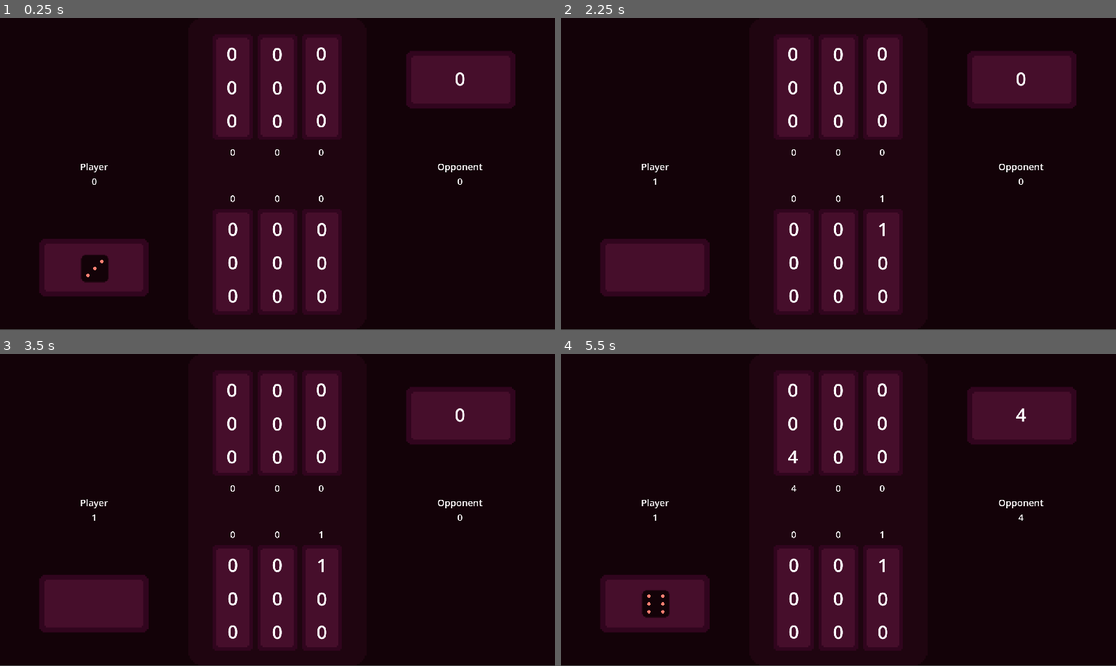
Above: before the commit, frames 1-4 (two rows, left to right).
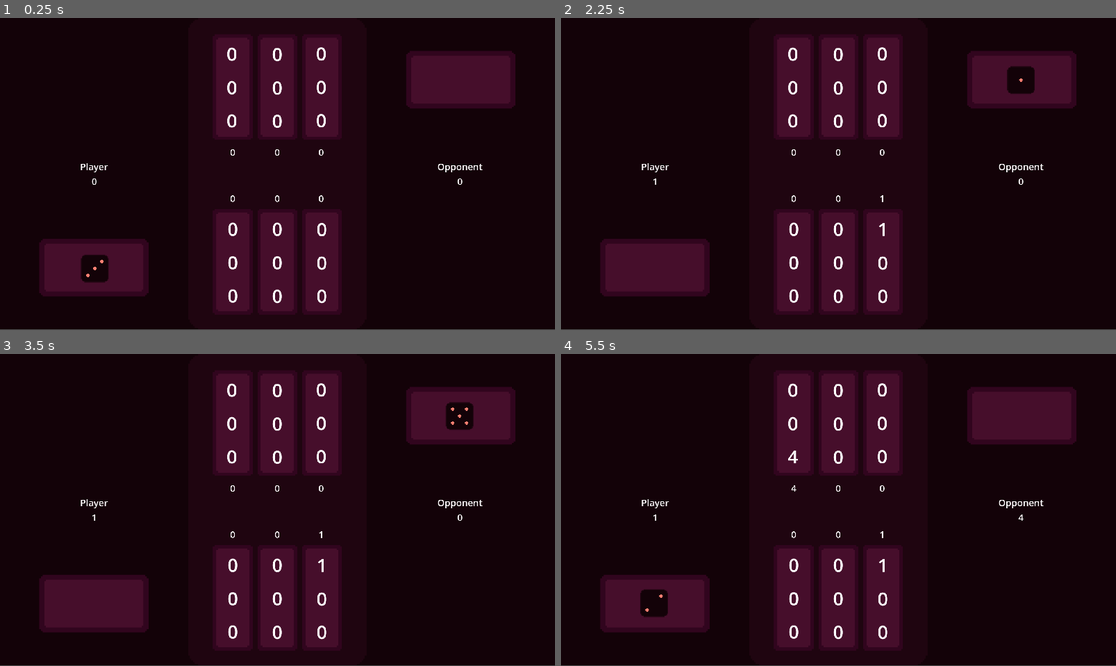
Above: after the commit, the same moments.

Repository: kimalysha93/knucklebones
Game: Godot game, scene res://knucklebones.tscn
The game is run twice, just before and just after one commit, with the same random seed, the same clock (stepped at 60 frames per second) and the same inputs.
Inputs (mouse positions are in pixels of both pictures, inside the frame that each line leads up to):
- Up to frame 1 (0.25 s): no input
- Up to frame 2 (2.25 s): move the mouse to (794, 261) at 0.52 s; click (794, 261) at 0.67 s; move the mouse to (838, 261) at 1.27 s; click (838, 261) at 1.42 s; tap Enter at 2 s; move the mouse to (882, 261) at 2.02 s; click (882, 261) at 2.17 s
- Up to frame 3 (3.5 s): move the mouse to (249, 572) at 2.77 s; click (249, 572) at 2.92 s
- Up to frame 4 (5.5 s): tap Space at 3.5 s; move the mouse to (1005, 556) at 3.52 s; click (1005, 556) at 3.67 s; tap Enter at 4.25 s; move the mouse to (672, 463) at 4.27 s; click (672, 463) at 4.42 s; move the mouse to (866, 510) at 5.02 s; click (866, 510) at 5.17 s

The runs differ from the first frame. In frame 1, less than 0.1% of the frame differs, in the area x 82-84%, y 17-22%; in frame 2, 0.4%, in the area x 80-86%, y 15-25%; in frame 3, 0.4%; in frame 4, 0.2%.

Commit message:
opponent dice roll and fixed file structure

Diff:
--- a/knucklebones.tscn
+++ b/knucklebones.tscn
@@ -148,19 +148,6 @@
 
 [node name="DiceLabels" type="Node" parent="GameManager"]
 
-[node name="PlayerDiceRoll" type="Label" parent="GameManager/DiceLabels"]
-visible = false
-offset_left = 280.0
-offset_top = 816.0
-offset_right = 374.5
-offset_bottom = 910.5
-theme_override_colors/font_color = Color(1, 1, 1, 1)
-theme_override_font_sizes/font_size = 64
-text = "0"
-horizontal_alignment = 1
-vertical_alignment = 1
-metadata/_edit_use_anchors_ = true
-
 [node name="PlayerGrid" type="Node" parent="GameManager/DiceLabels"]
 
 [node name="PlayerDiceRoll_00" type="Label" parent="GameManager/DiceLabels/PlayerGrid"]
@@ -271,20 +258,17 @@
 vertical_alignment = 1
 metadata/_edit_use_anchors_ = true
 
-[node name="OppDiceRoll" type="Label" parent="GameManager/DiceLabels"]
-offset_left = 1545.0
-offset_top = 162.0
-offset_right = 1639.5
-offset_bottom = 256.5
-theme_override_colors/font_color = Color(1, 1, 1, 1)
-theme_override_font_sizes/font_size = 64
-text = "0"
-horizontal_alignment = 1
-vertical_alignment = 1
-
-[node name="OppGrid" type="Node" parent="GameManager/DiceLabels/OppDiceRoll"]
-
-[node name="OppDiceRoll_00" type="Label" parent="GameManager/DiceLabels/OppDiceRoll/OppGrid"]
+[node name="PlayerTurnDiceRoll" parent="GameManager/DiceLabels" instance=ExtResource("3_fn8u2")]
+position = Vector2(325, 865)
+scale = Vector2(3, 3)
+
+[node name="OppTurnDiceRoll" parent="GameManager/DiceLabels" instance=ExtResource("3_fn8u2")]
+position = Vector2(1590, 215)
+scale = Vector2(3, 3)
+
+[node name="OppGrid" type="Node" parent="GameManager/DiceLabels"]
+
+[node name="OppDiceRoll_00" type="Label" parent="GameManager/DiceLabels/OppGrid"]
 offset_left = 756.0
 offset_top = 76.0
 offset_right = 850.5
@@ -296,7 +280,7 @@
 vertical_alignment = 1
 metadata/_edit_use_anchors_ = true
 
-[node name="OppDiceRoll_10" type="Label" parent="GameManager/DiceLabels/OppDiceRoll/OppGrid"]
+[node name="OppDiceRoll_10" type="Label" parent="GameManager/DiceLabels/OppGrid"]
 offset_left = 756.0
 offset_top = 191.6
 offset_right = 850.5
@@ -308,7 +292,7 @@
 vertical_alignment = 1
 metadata/_edit_use_anchors_ = true
 
-[node name="OppDiceRoll_20" type="Label" parent="GameManager/DiceLabels/OppDiceRoll/OppGrid"]
+[node name="OppDiceRoll_20" type="Label" parent="GameManager/DiceLabels/OppGrid"]
 offset_left = 756.0
 offset_top = 307.1
 offset_right = 850.5
@@ -320,7 +304,7 @@
 vertical_alignment = 1
 metadata/_edit_use_anchors_ = true
 
-[node name="OppDiceRoll_01" type="Label" parent="GameManager/DiceLabels/OppDiceRoll/OppGrid"]
+[node name="OppDiceRoll_01" type="Label" parent="GameManager/DiceLabels/OppGrid"]
 offset_left = 913.0
 offset_top = 77.0
 offset_right = 1007.5
@@ -332,7 +316,7 @@
 vertical_alignment = 1
 metadata/_edit_use_anchors_ = true
 
-[node name="OppDiceRoll_11" type="Label" parent="GameManager/DiceLabels/OppDiceRoll/OppGrid"]
+[node name="OppDiceRoll_11" type="Label" parent="GameManager/DiceLabels/OppGrid"]
 offset_left = 913.0
 offset_top = 192.6
 offset_right = 1007.5
@@ -344,7 +328,7 @@
 vertical_alignment = 1
 metadata/_edit_use_anchors_ = true
 
-[node name="OppDiceRoll_21" type="Label" parent="GameManager/DiceLabels/OppDiceRoll/OppGrid"]
+[node name="OppDiceRoll_21" type="Label" parent="GameManager/DiceLabels/OppGrid"]
 offset_left = 913.0
 offset_top = 308.1
 offset_right = 1007.5
@@ -356,7 +340,7 @@
 vertical_alignment = 1
 metadata/_edit_use_anchors_ = true
 
-[node name="OppDiceRoll_02" type="Label" parent="GameManager/DiceLabels/OppDiceRoll/OppGrid"]
+[node name="OppDiceRoll_02" type="Label" parent="GameManager/DiceLabels/OppGrid"]
 offset_left = 1065.0
 offset_top = 75.0
 offset_right = 1159.5
@@ -368,7 +352,7 @@
 vertical_alignment = 1
 metadata/_edit_use_anchors_ = true
 
-[node name="OppDiceRoll_12" type="Label" parent="GameManager/DiceLabels/OppDiceRoll/OppGrid"]
+[node name="OppDiceRoll_12" type="Label" parent="GameManager/DiceLabels/OppGrid"]
 offset_left = 1065.0
 offset_top = 190.6
 offset_right = 1159.5
@@ -380,7 +364,7 @@
 vertical_alignment = 1
 metadata/_edit_use_anchors_ = true
 
-[node name="OppDiceRoll_22" type="Label" parent="GameManager/DiceLabels/OppDiceRoll/OppGrid"]
+[node name="OppDiceRoll_22" type="Label" parent="GameManager/DiceLabels/OppGrid"]
 offset_left = 1065.0
 offset_top = 306.1
 offset_right = 1159.5
@@ -391,10 +375,6 @@
 horizontal_alignment = 1
 vertical_alignment = 1
 metadata/_edit_use_anchors_ = true
-
-[node name="PlayerTurnDiceRoll" parent="GameManager/DiceLabels" instance=ExtResource("3_fn8u2")]
-position = Vector2(325, 865)
-scale = Vector2(3, 3)
 
 [node name="GameOver" type="CanvasLayer" parent="."]
 script = ExtResource("3_m8h7s")
--- a/scripts/game_manager.gd
+++ b/scripts/game_manager.gd
@@ -29,6 +29,7 @@
 
 @onready var game_manager: Node = $"."
 @onready var player_turn_dice_roll: Node2D = $DiceLabels/PlayerTurnDiceRoll
+@onready var opp_turn_dice_roll: Node2D = $DiceLabels/OppTurnDiceRoll
 @onready var opp_dice_roll: Label = $DiceLabels/OppDiceRoll
 @onready var roll_timer: Timer = $"../RollTimer"
 
@@ -44,15 +45,15 @@
 @onready var player_dice_roll_22: Label = $DiceLabels/PlayerGrid/PlayerDiceRoll_22
 
 # Opponent Dice Grid
-@onready var opp_dice_roll_00: Label = $DiceLabels/OppDiceRoll/OppGrid/OppDiceRoll_20
-@onready var opp_dice_roll_10: Label = $DiceLabels/OppDiceRoll/OppGrid/OppDiceRoll_10
-@onready var opp_dice_roll_20: Label = $DiceLabels/OppDiceRoll/OppGrid/OppDiceRoll_00
-@onready var opp_dice_roll_01: Label = $DiceLabels/OppDiceRoll/OppGrid/OppDiceRoll_21
-@onready var opp_dice_roll_11: Label = $DiceLabels/OppDiceRoll/OppGrid/OppDiceRoll_11
-@onready var opp_dice_roll_21: Label = $DiceLabels/OppDiceRoll/OppGrid/OppDiceRoll_01
-@onready var opp_dice_roll_02: Label = $DiceLabels/OppDiceRoll/OppGrid/OppDiceRoll_22
-@onready var opp_dice_roll_12: Label = $DiceLabels/OppDiceRoll/OppGrid/OppDiceRoll_12
-@onready var opp_dice_roll_22: Label = $DiceLabels/OppDiceRoll/OppGrid/OppDiceRoll_02
+@onready var opp_dice_roll_00: Label = $DiceLabels/OppGrid/OppDiceRoll_20
+@onready var opp_dice_roll_10: Label = $DiceLabels/OppGrid/OppDiceRoll_10
+@onready var opp_dice_roll_20: Label = $DiceLabels/OppGrid/OppDiceRoll_00
+@onready var opp_dice_roll_01: Label = $DiceLabels/OppGrid/OppDiceRoll_21
+@onready var opp_dice_roll_11: Label = $DiceLabels/OppGrid/OppDiceRoll_11
+@onready var opp_dice_roll_21: Label = $DiceLabels/OppGrid/OppDiceRoll_01
+@onready var opp_dice_roll_02: Label = $DiceLabels/OppGrid/OppDiceRoll_22
+@onready var opp_dice_roll_12: Label = $DiceLabels/OppGrid/OppDiceRoll_12
+@onready var opp_dice_roll_22: Label = $DiceLabels/OppGrid/OppDiceRoll_02
 
 # Player Score Labels
 @onready var player_score_total: Label = $ScoreLabels/PlayerScoreTotal
@@ -80,6 +81,8 @@
 
 
 func _ready() -> void:
+	player_turn_dice_roll.hide()
+	opp_turn_dice_roll.hide()
 	if turn:
 		player_turn()
 	else:
@@ -96,10 +99,10 @@
 # rolls the dice for opponent
 func opp_roll():
 	dice_roll = int(floor(rng.randf_range(1,7)))
-	# dice_roll = int(floor(rng.randf_range(1,3)))
-	# instead of changing text, would change sprite here
-	opp_dice_roll.text = str(dice_roll)
-	# return dice_roll
+	# stop dice roll animation here
+	opp_turn_dice_roll.get_node("AnimationPlayer").pause()
+	# change sprite here
+	opp_turn_dice_roll.get_node("Die").set_frame(dice_roll-1)
 
 func player_turn():
 	# start dice rolling animation here
@@ -124,6 +127,7 @@
 
 # update opponent grid
 func update_opp_board():
+	opp_turn_dice_roll.hide()
 	opp_dice_roll_00.text = str(opp_grid[0][0])
 	opp_dice_roll_10.text = str(opp_grid[1][0])
 	opp_dice_roll_20.text = str(opp_grid[2][0])
@@ -326,8 +330,11 @@
 
 func opp_turn():
 	# start dice rolling animation here
+	opp_turn_dice_roll.show()
+	opp_turn_dice_roll.get_node("AnimationPlayer").play("roll_die")
 	await get_tree().create_timer(1.5).timeout
 	opp_roll()
+	await get_tree().create_timer(1).timeout
 
 	# variable to break out of nested loops and prevent dice from being placed multiple times
 	var broke = false
